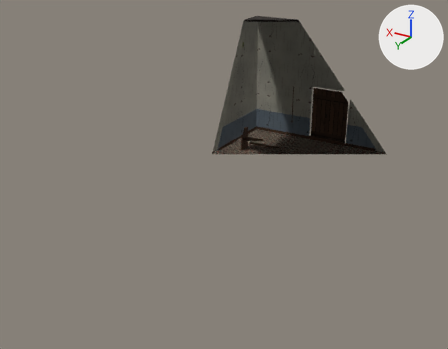
The glTF model godot_demo/models/levels/capela.glb as it was, and as the next commit left it.
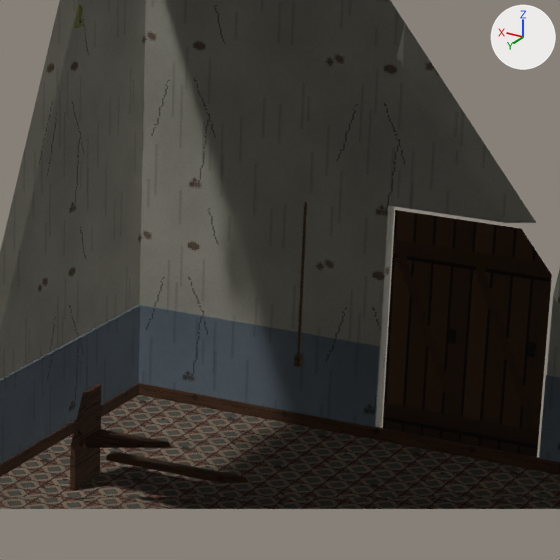
There are two pictures of each version: one whole from a 50 mm camera at (-9.25, 17.64, 9.38) aimed at (0.67, 1.1, 1.11), one close up on the part from 50% to 78% of the width and 12% to 47% of the height. Lighting does not change. The marker at upper right points along +X, +Y and +Z. The first two pictures are the older version. Everything nearer to the camera than a plane just in front of the edit is cut away.

In view in the first close-up: 'moveis-col', 'objetos', 'sala-col'.
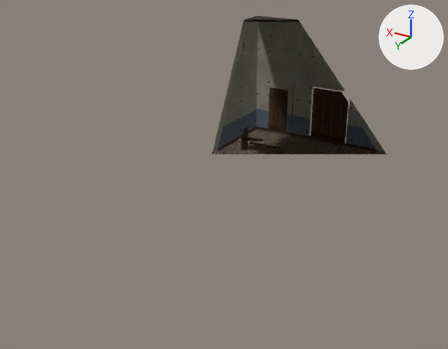
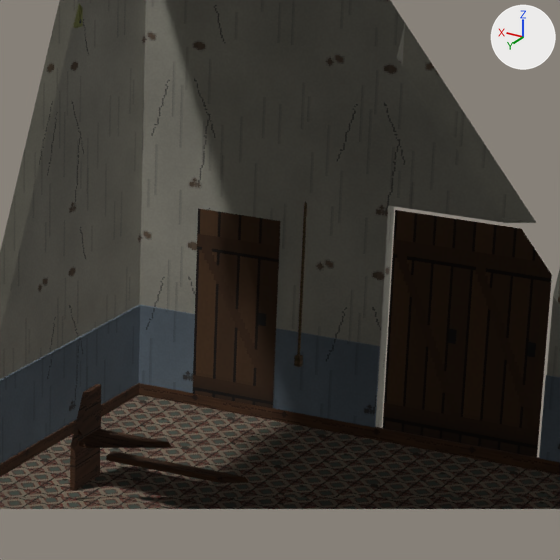
Pixel boxes [x1, y1, x2, y2] of what changed, in the close-ups (560 x 560 px):
'porta_torre_folha', added (brown)
    after: [193, 208, 281, 409]

Diff of the bpy script that builds the scene:
```diff
--- a/godot_demo/models/levels/capela.glb.py
+++ b/godot_demo/models/levels/capela.glb.py
@@ me_porta_torre_folha @@
+me_porta_torre_folha.from_pydata(...)  # 4 vertices, 2 faces; spans x 1.95..2.85, y -6.46, z 0.0..2.05
+me_porta_torre_folha.materials.append(mat_door)  # picture img_door
@@ ob_porta_torre_folha @@
+ob_porta_torre_folha = bpy.data.objects.new('porta_torre_folha', me_porta_torre_folha)
+ob_porta_torre_folha.location = (0.0, 0.0, 0.0)
```
